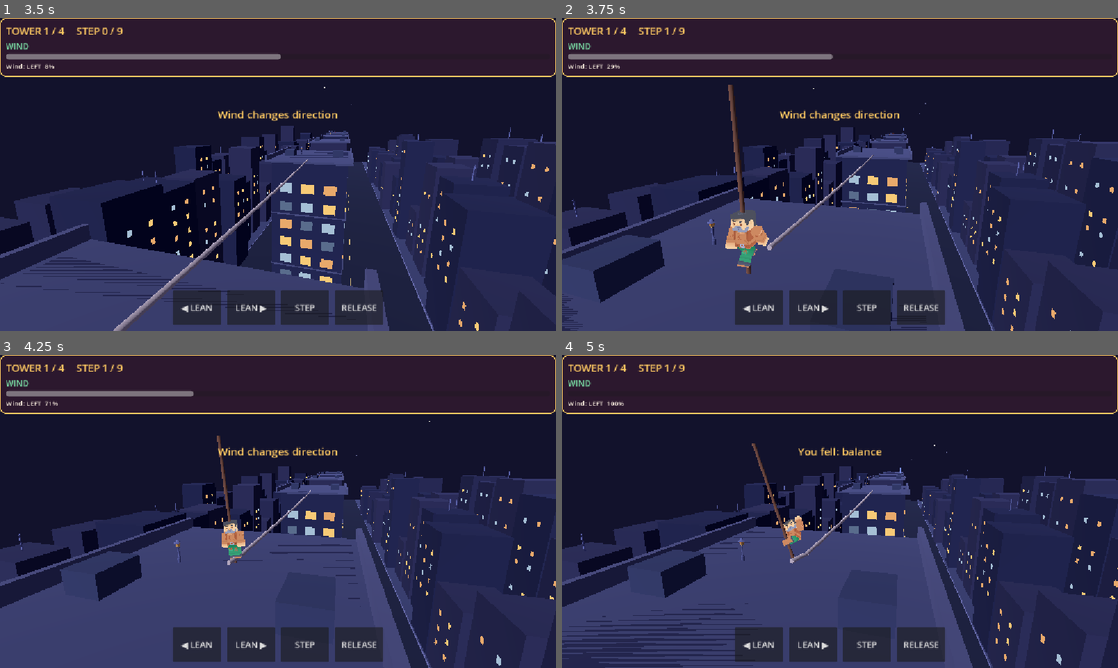
Above: before the commit, frames 1-4 (two rows, left to right).
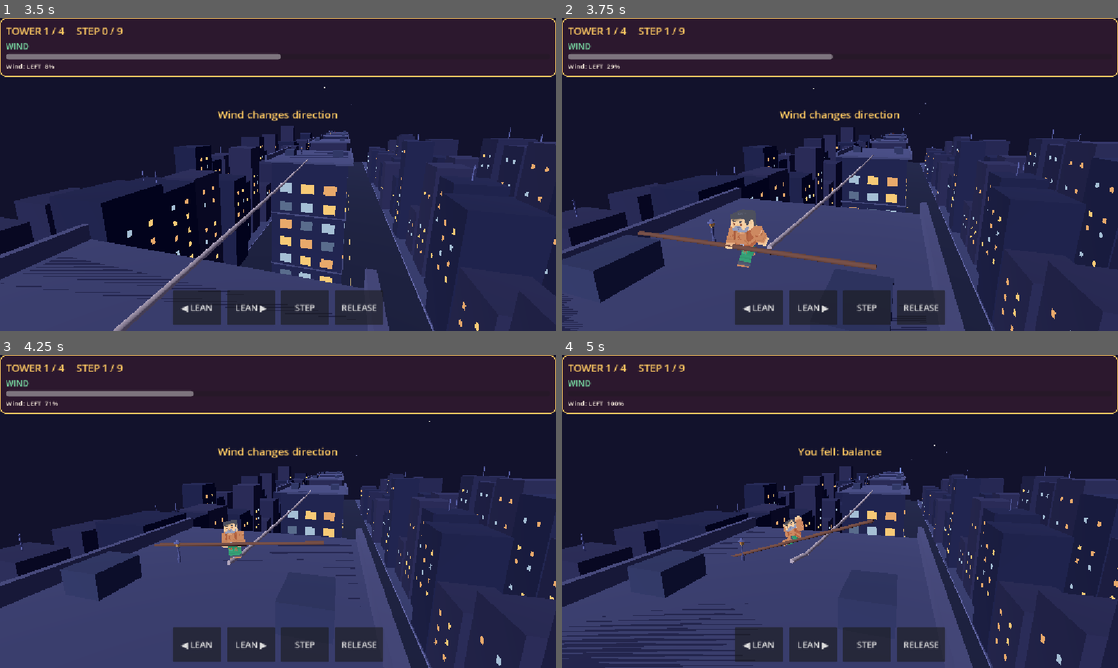
Above: after the commit, the same moments.

Repository: Ady-computerscience/tightrope_walker_alpha
Game: Godot game, scene res://scenes/main.tscn
Two runs of this game, one before a commit and one after it. Both use one fixed random seed, a clock stepped at 60 frames per second and the inputs below.
Inputs:
- Up to frame 1 (3.5 s): hold D (lean_right) 0.53-1.28 s; tap one key every 0.75 s from 0.6 s: Space (release) W (step) E Space (release); hold A (lean_left) 1.28-2.03 s; hold D (lean_right) 2.03-2.78 s; hold Up from 2.78 s (still down)
- Up to frame 2 (3.75 s): release Up at 3.53 s; hold A (lean_left) from 3.53 s (still down); tap W (step) at 3.6 s
- Up to frame 3 (4.25 s): keep holding A (lean_left)
- Up to frame 4 (5 s): keep holding A (lean_left); tap E at 4.35 s

Frame 1 is identical in both runs. In frame 2, 1.0% of the frame differs, in the area x 13-57%, y 21-82%; in frame 3, 0.5%; in frame 4, 0.5%.

Commit message:
Fix balance pole
Make balance pole horizontal instead of vertical, and put it slightly in
front of the stuntman's body at waist-level.

Diff:
--- a/scripts/game.gd
+++ b/scripts/game.gd
@@ -10,6 +10,8 @@
 const ROPE_SEGMENTS := 26
 const ROPE_COLOR := Color("ecd6ac")
 const HOT_COLOR := Color("ff5c46")
+const POLE_WAIST_Y := 1.15
+const POLE_FRONT_Z := 0.42
 const STORIES := [
 	"The wind has turned everyone back. Not tonight.",
 	"Even the birds doubt you. Let them watch you prove them wrong.",
@@ -207,7 +209,7 @@
 		feet.x += rules.fall_dir * fall_elapsed * 3.0
 	walker.position = feet
 	walker.rotation.z = -rules.tilt * deg_to_rad(30.0)
-	pole.rotation.z = rules.tilt * deg_to_rad(12.0)
+	pole.rotation.z = PI * 0.5 + rules.tilt * deg_to_rad(12.0)
 
 
 func _update_birds() -> void:
@@ -337,8 +339,8 @@
 	pole_mesh.height = 13.0
 	pole.mesh = pole_mesh
 	pole.material_override = _material(Color("966038"))
-	pole.rotation_degrees.z = 90.0
-	pole.position.y = 2.1
+	pole.rotation.z = PI * 0.5
+	pole.position = Vector3(0.0, POLE_WAIST_Y, POLE_FRONT_Z)
 	walker.add_child(pole)
 	for bird_number in 3:
 		var bird := MeshInstance3D.new()
--- a/tests/test_scene.gd
+++ b/tests/test_scene.gd
@@ -43,6 +43,17 @@
 		printerr("FAIL: Kenney character or holiday decoration did not load")
 		quit(1)
 		return true
+	var pole: MeshInstance3D = game.get("pole")
+	if pole == null or not is_equal_approx(pole.position.y, 1.15) or not is_equal_approx(pole.position.z, 0.42) or absf(pole.transform.basis.y.x) < 0.95:
+		printerr("FAIL: balance pole is not horizontal in front of the waist")
+		quit(1)
+		return true
+	game.get("rules").tilt = 0.4
+	game.call("_update_walker", 0.0)
+	if absf(pole.transform.basis.y.x) < 0.95:
+		printerr("FAIL: balance update turned the pole upright")
+		quit(1)
+		return true
 	game.set("mode", "walking")
 	game.call("_step")
 	if game.get("rules").step != 1 or game.get("walker_animation").current_animation != "walk":
